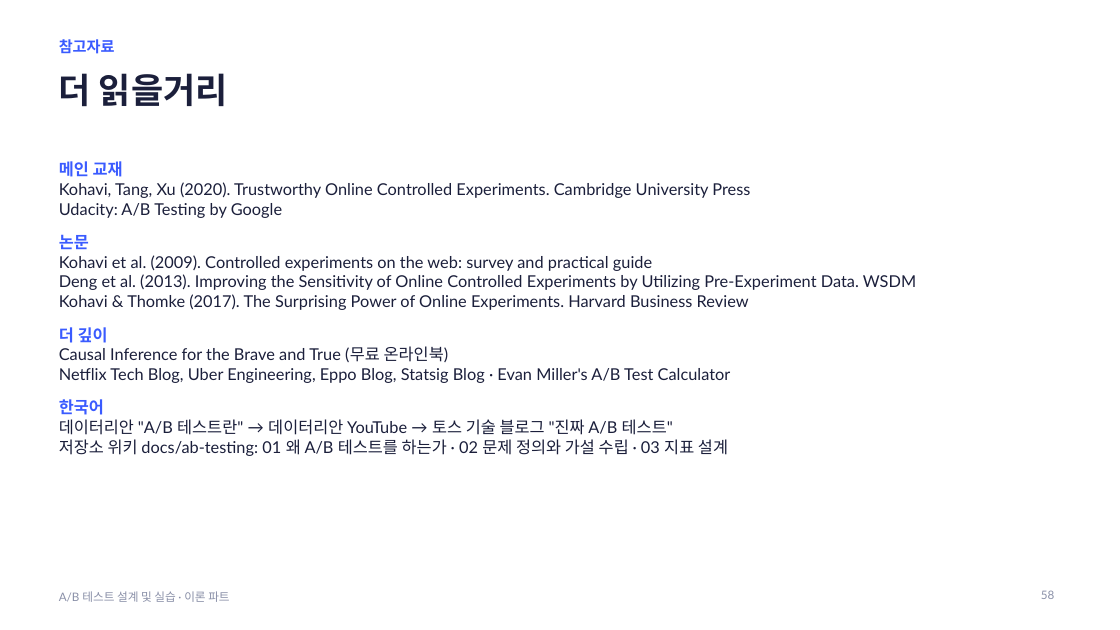
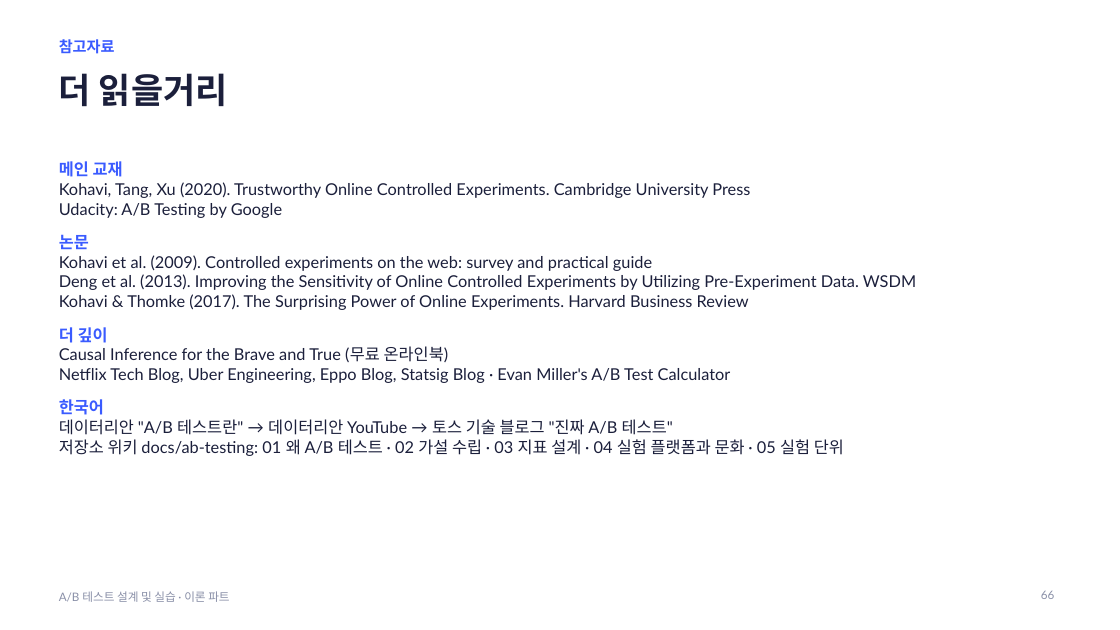
Before and after one commit to JungYeoni/quickmart-lab-rats, a slide deck: slide 66 of docs/lecture/ab-testing-theory.pptx (slide 58 before the commit). Drawn at 1120x630 pixels with LibreOffice and Linux fonts; fonts in the diff are those of the drawing. Boxes give left, top, right and bottom in pixels: in the first picture for what was removed or moved away, otherwise in the second. Text is boxed around its words. In the diff, an @@ line names an element or a change of style, - is before the commit and + after.

Commit message:
docs: 이론 PPT에 위키 04·05편과 실습 대비 슬라이드 반영
- 실습 사례 대비 비열등성 검정, 비율 지표 구성 효과, 트리거 분석 추가, 굿하트의 법칙 복원
- 위키 04편(실험 조직 원칙, 성숙도 모델)과 05편(실험 단위, 식별자, 반복 노출) 반영
- 가이드 덱 제작 기록 갱신

```diff
--- a/docs/lecture/ab-testing-theory.pptx
+++ b/docs/lecture/ab-testing-theory.pptx
@@ text at (x1=59, y1=439, x2=844, y2=456): text changed @@
-저장소 위키 docs/ab-testing: 01 왜 A/B 테스트를 하는가 · 02 문제 정의와 가설 수립 · 03 지표 설계
+저장소 위키 docs/ab-testing: 01 왜 A/B 테스트 · 02 가설 수립 · 03 지표 설계 · 04 실험 플랫폼과 문화 · 05 실험 단위
@@ page number at (x1=1041, y1=591, x2=1054, y2=599): text changed @@
-58
+66
```
Also in this commit, not shown: 10 other slides changed, 8 slides added, 1 other file.
